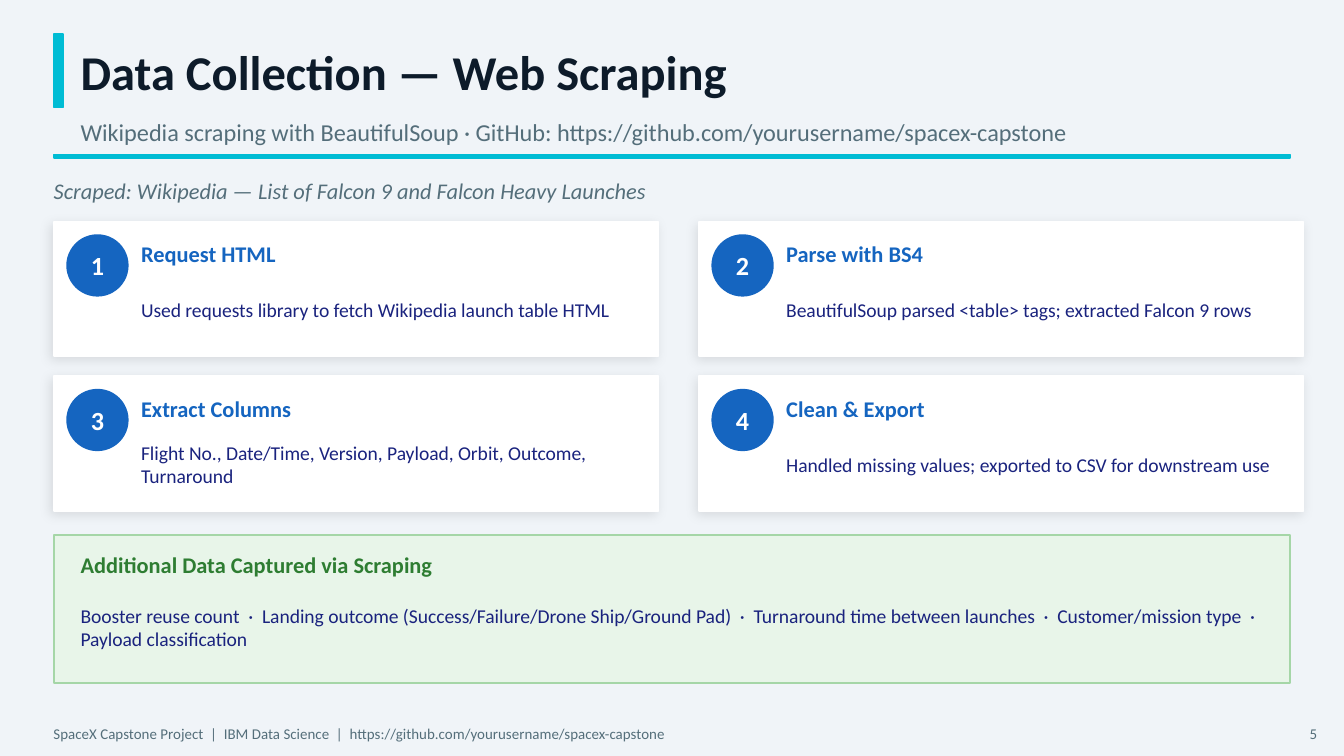
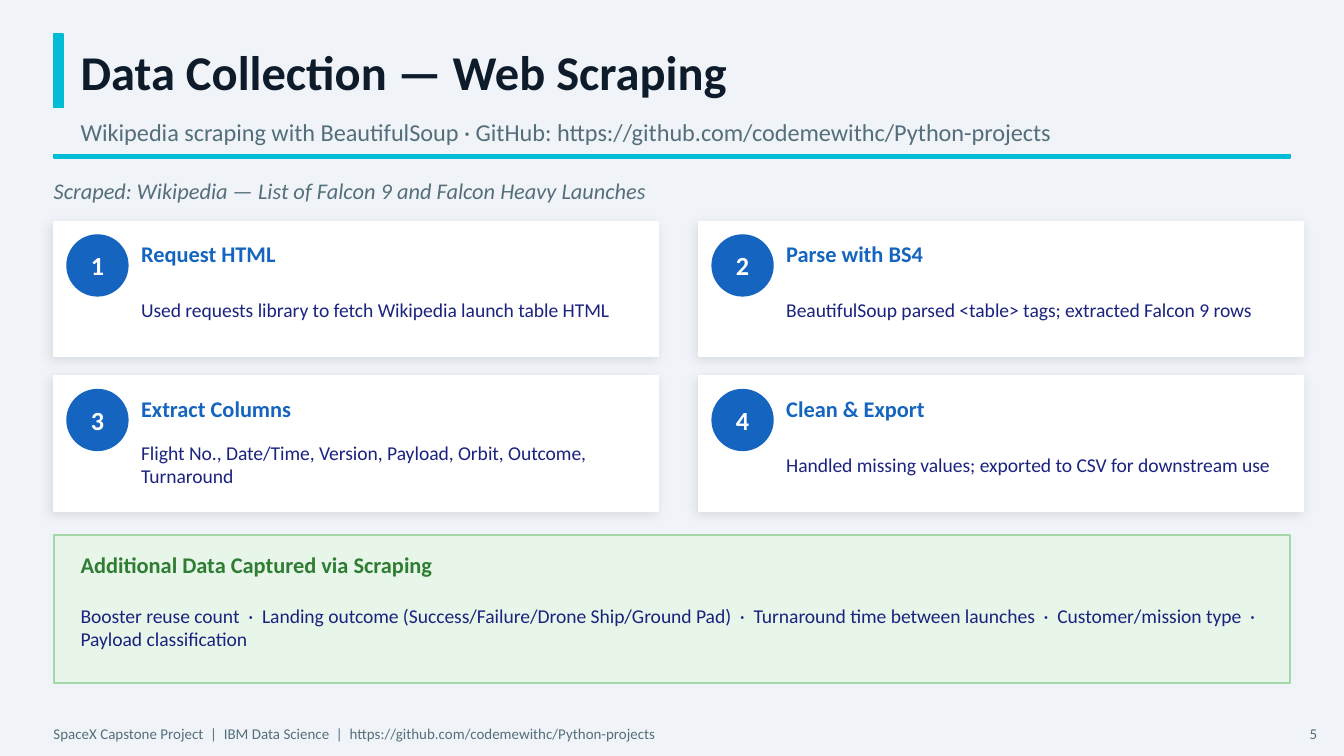
Before and after one commit to codemewithc/Python-projects, a slide deck: slide 5 of spacex-capstone/SpaceX_Capstone_Project_Report.pptx. Drawn at 1344x756 pixels with LibreOffice and Linux fonts; fonts in the diff are those of the drawing. Boxes give left, top, right and bottom in pixels: in the first picture for what was removed or moved away, otherwise in the second. Text is boxed around its words. In the diff, an @@ line names an element or a change of style, - is before the commit and + after.

Commit message:
capstone project edited

```diff
--- a/spacex-capstone/SpaceX_Capstone_Project_Report.pptx
+++ b/spacex-capstone/SpaceX_Capstone_Project_Report.pptx
@@ text at (81, 124, 1051, 145): text changed @@
-Wikipedia scraping with BeautifulSoup · GitHub: https://github.com/yourusername/spacex-capstone
+Wikipedia scraping with BeautifulSoup · GitHub: https://github.com/codemewithc/Python-projects
@@ text at (53, 728, 655, 742): text changed @@
-SpaceX Capstone Project | IBM Data Science | https://github.com/yourusername/spacex-capstone
+SpaceX Capstone Project | IBM Data Science | https://github.com/codemewithc/Python-projects
```
Also in this commit, not shown: 12 other slides changed.
